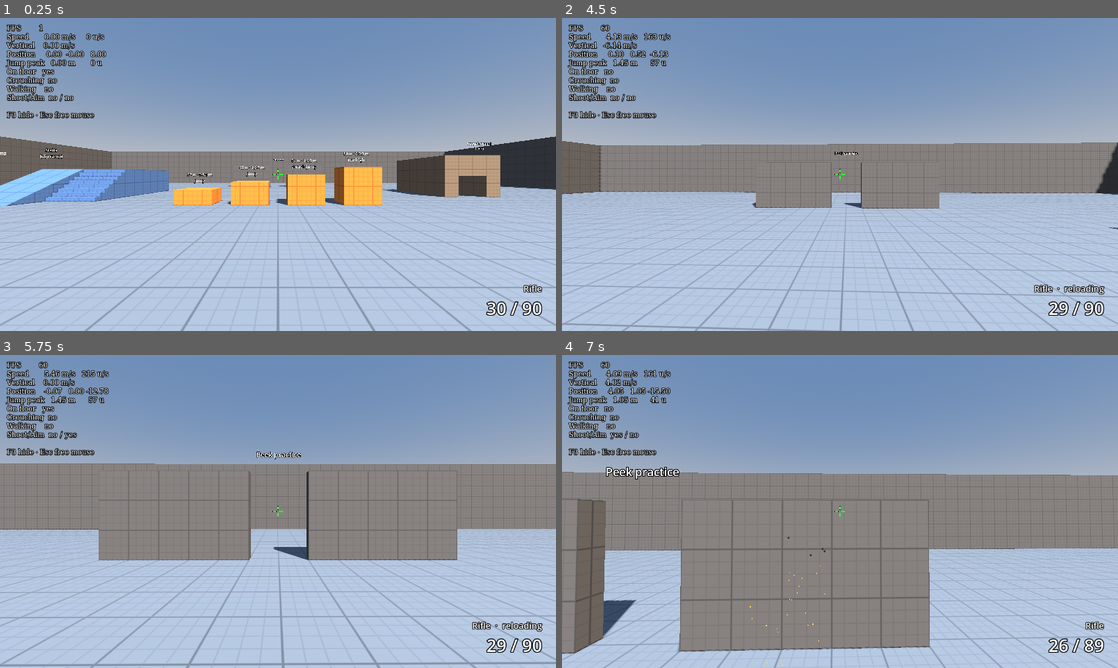
Above: before the commit, frames 1-4 (two rows, left to right).
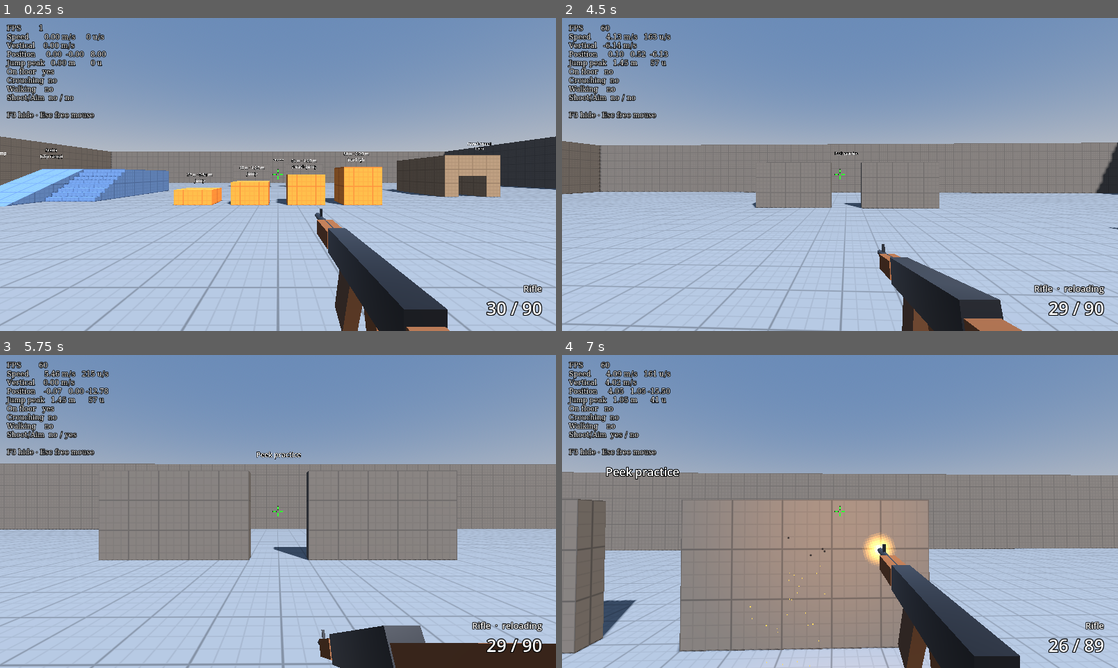
Above: after the commit, the same moments.

Repository: Jankozeluh/Chiip
Game: Godot game, scene res://maps/test_map.tscn
The game is run twice, just before and just after one commit, with the same random seed, the same clock (stepped at 60 frames per second) and the same inputs.
Inputs (mouse positions are in pixels of both pictures, inside the frame that each line leads up to):
- Up to frame 1 (0.25 s): no input
- Up to frame 2 (4.5 s): tap Enter at 0.5 s; move the mouse to (867, 174) at 0.52 s; hold Space (jump) 0.53-1.28 s; hold W (move_forward) from 0.53 s (still down); move the mouse to (812, 174) at 1.27 s; right-click (812, 174) at 1.35 s; tap Space (jump) at 1.52, 1.55, 1.82, 2.3, 3.02, 3.05, 3.32, 3.77, 3.8, 4.07, 4.35 s; move the mouse to (851, 168) at 2.02 s; hold Ctrl (crouch) 2.03-2.78 s; move the mouse to (834, 180) at 2.77 s; click (834, 180) at 2.85 s; move the mouse to (878, 177) at 3.52 s; hold Shift (walk) 3.53-4.28 s; tap R (reload) at 4.15 s; move the mouse to (795, 171) at 4.27 s
- Up to frame 3 (5.75 s): keep holding W (move_forward); tap Space (jump) at 4.52, 4.82, 5.3 s; move the mouse to (283, 511) at 5.02 s; hold Right mouse button (aim) from 5.03 s (still down)
- Up to frame 4 (7 s): move the mouse to (817, 505) at 5.77 s; release W (move_forward) at 5.78 s; release Right mouse button (aim) at 5.78 s; hold D (move_right) 5.78-6.53 s; tap Ctrl (crouch) at 5.85 s; tap Space (jump) at 6.02, 6.05, 6.32, 6.77, 6.8 s; move the mouse to (867, 511) at 6.52 s; press the mouse at (867, 511) at 6.53 s; hold W (move_forward) from 6.53 s (still down)

The runs differ from the first frame. In frame 1, 4.4% of the frame differs, in the area x 56-81%, y 60-100%; in frame 2, 3.5%; in frame 3, 4.0%; in frame 4, 12%, in the area x 35-83%, y 46-100%.

Commit message:
M2: Add first-person rifle model with muzzle flash and kick
Blocky viewmodel from primitive meshes, muzzle flash quad and light,
tweened kick per shot and a dip during reloads. No shadows from the
viewmodel.

Co-Authored-By: Claude Opus 5.5 <noreply@anthropic.com>

Diff:
--- a/weapons/rifle.tscn
+++ b/weapons/rifle.tscn
@@ -2,6 +2,74 @@
 
 [ext_resource type="Script" path="res://weapons/weapon.gd" id="weapon_script"]
 [ext_resource type="Resource" path="res://weapons/rifle.tres" id="rifle_data"]
+
+[sub_resource type="StandardMaterial3D" id="metal_material"]
+albedo_color = Color(0.13, 0.13, 0.14, 1)
+metallic = 0.6
+roughness = 0.5
+
+[sub_resource type="StandardMaterial3D" id="wood_material"]
+albedo_color = Color(0.42, 0.24, 0.11, 1)
+roughness = 0.8
+
+[sub_resource type="StandardMaterial3D" id="magazine_material"]
+albedo_color = Color(0.32, 0.2, 0.11, 1)
+roughness = 0.7
+
+[sub_resource type="BoxMesh" id="receiver_mesh"]
+material = SubResource("metal_material")
+size = Vector3(0.05, 0.07, 0.36)
+
+[sub_resource type="CylinderMesh" id="barrel_mesh"]
+material = SubResource("metal_material")
+top_radius = 0.011
+bottom_radius = 0.011
+height = 0.3
+radial_segments = 8
+rings = 1
+
+[sub_resource type="BoxMesh" id="handguard_mesh"]
+material = SubResource("wood_material")
+size = Vector3(0.056, 0.05, 0.16)
+
+[sub_resource type="BoxMesh" id="magazine_mesh"]
+material = SubResource("magazine_material")
+size = Vector3(0.035, 0.16, 0.07)
+
+[sub_resource type="BoxMesh" id="grip_mesh"]
+material = SubResource("wood_material")
+size = Vector3(0.035, 0.1, 0.045)
+
+[sub_resource type="BoxMesh" id="stock_mesh"]
+material = SubResource("wood_material")
+size = Vector3(0.045, 0.07, 0.22)
+
+[sub_resource type="BoxMesh" id="sight_mesh"]
+material = SubResource("metal_material")
+size = Vector3(0.01, 0.03, 0.01)
+
+[sub_resource type="Gradient" id="flash_gradient"]
+offsets = PackedFloat32Array(0, 0.35, 1)
+colors = PackedColorArray(1, 0.95, 0.7, 1, 1, 0.6, 0.15, 0.8, 1, 0.4, 0, 0)
+
+[sub_resource type="GradientTexture2D" id="flash_texture"]
+gradient = SubResource("flash_gradient")
+width = 16
+height = 16
+fill = 1
+fill_from = Vector2(0.5, 0.5)
+fill_to = Vector2(1, 0.5)
+
+[sub_resource type="StandardMaterial3D" id="flash_material"]
+transparency = 1
+blend_mode = 1
+shading_mode = 0
+albedo_texture = SubResource("flash_texture")
+texture_filter = 0
+
+[sub_resource type="QuadMesh" id="flash_mesh"]
+material = SubResource("flash_material")
+size = Vector2(0.16, 0.16)
 
 [node name="Rifle" type="Node3D"]
 script = ExtResource("weapon_script")
@@ -13,3 +81,56 @@
 
 [node name="HandlingAudio" type="AudioStreamPlayer" parent="."]
 volume_db = -6.0
+
+[node name="Viewmodel" type="Node3D" parent="."]
+position = Vector3(0.17, -0.19, -0.42)
+
+[node name="Receiver" type="MeshInstance3D" parent="Viewmodel"]
+cast_shadow = 0
+mesh = SubResource("receiver_mesh")
+
+[node name="Barrel" type="MeshInstance3D" parent="Viewmodel"]
+position = Vector3(0, 0.015, -0.33)
+rotation = Vector3(1.5708, 0, 0)
+cast_shadow = 0
+mesh = SubResource("barrel_mesh")
+
+[node name="Handguard" type="MeshInstance3D" parent="Viewmodel"]
+position = Vector3(0, 0, -0.26)
+cast_shadow = 0
+mesh = SubResource("handguard_mesh")
+
+[node name="Magazine" type="MeshInstance3D" parent="Viewmodel"]
+position = Vector3(0, -0.1, -0.08)
+rotation = Vector3(0.35, 0, 0)
+cast_shadow = 0
+mesh = SubResource("magazine_mesh")
+
+[node name="Grip" type="MeshInstance3D" parent="Viewmodel"]
+position = Vector3(0, -0.07, 0.08)
+rotation = Vector3(-0.3, 0, 0)
+cast_shadow = 0
+mesh = SubResource("grip_mesh")
+
+[node name="Stock" type="MeshInstance3D" parent="Viewmodel"]
+position = Vector3(0, -0.02, 0.28)
+cast_shadow = 0
+mesh = SubResource("stock_mesh")
+
+[node name="FrontSight" type="MeshInstance3D" parent="Viewmodel"]
+position = Vector3(0, 0.04, -0.4)
+cast_shadow = 0
+mesh = SubResource("sight_mesh")
+
+[node name="MuzzleFlash" type="Node3D" parent="Viewmodel"]
+position = Vector3(0, 0.015, -0.5)
+visible = false
+
+[node name="Flash" type="MeshInstance3D" parent="Viewmodel/MuzzleFlash"]
+cast_shadow = 0
+mesh = SubResource("flash_mesh")
+
+[node name="Light" type="OmniLight3D" parent="Viewmodel/MuzzleFlash"]
+light_color = Color(1, 0.7, 0.35, 1)
+light_energy = 1.5
+omni_range = 5.0
--- a/weapons/weapon.gd
+++ b/weapons/weapon.gd
@@ -23,6 +23,15 @@
 const ACCURATE_SPEED_FRACTION := 0.34
 ## How quickly the view follows the recoil kick (higher = snappier).
 const VIEW_PUNCH_SMOOTHING := 30.0
+## How long the muzzle flash stays visible, in seconds.
+const MUZZLE_FLASH_TIME := 0.04
+## How far the gun model jumps back and up on each shot, and how long it takes to settle.
+const KICK_OFFSET := Vector3(0.0, 0.005, 0.035)
+const KICK_ANGLE_DEGREES := 2.5
+const KICK_RETURN_TIME := 0.09
+## How far the gun model dips while reloading.
+const RELOAD_DIP_OFFSET := Vector3(0.0, -0.1, 0.0)
+const RELOAD_DIP_ANGLE_DEGREES := -35.0
 ## Bullet holes kept per weapon; the oldest disappear first.
 const MAX_IMPACTS := 100
 const IMPACT_SCENE := preload("res://weapons/bullet_impact.tscn")
@@ -60,15 +69,23 @@
 var _time_since_shot: float = 0.0
 ## Bullet holes this weapon made, oldest first.
 var _impacts: Array[Node3D] = []
+## Seconds the muzzle flash stays visible.
+var _flash_time_left: float = 0.0
+## Where the gun model sits when nothing is happening.
+var _viewmodel_rest: Transform3D
+var _kick_tween: Tween
 
 @onready var _shot_audio: AudioStreamPlayer = $ShotAudio
 @onready var _handling_audio: AudioStreamPlayer = $HandlingAudio
+@onready var _viewmodel: Node3D = $Viewmodel
+@onready var _muzzle_flash: Node3D = $Viewmodel/MuzzleFlash
 
 
 func _ready() -> void:
 	magazine = data.magazine_size
 	reserve = data.reserve_ammo
 	_shot_audio.stream = data.shot_sound
+	_viewmodel_rest = _viewmodel.transform
 
 
 ## Hands the weapon to its holder, who supplies aim and movement state.
@@ -136,6 +153,33 @@
 	# of the pattern, and follows smoothly instead of jumping.
 	var target := data.get_spray_offset(_spray_position) * data.view_punch_fraction
 	view_punch = view_punch.lerp(target, 1.0 - exp(-VIEW_PUNCH_SMOOTHING * delta))
+	_update_viewmodel(delta)
+
+
+## Hides the muzzle flash after a moment, and dips the gun while reloading.
+func _update_viewmodel(delta: float) -> void:
+	if _flash_time_left > 0.0:
+		_flash_time_left -= delta
+		_muzzle_flash.visible = _flash_time_left > 0.0
+	if is_reloading():
+		# 0 → 1 → 0 over the reload: down, hold, back up.
+		var dip := sin(PI * (1.0 - _reload_time_left / data.reload_time))
+		_viewmodel.transform = _viewmodel_rest.translated_local(RELOAD_DIP_OFFSET * dip).rotated_local(
+				Vector3.RIGHT, deg_to_rad(RELOAD_DIP_ANGLE_DEGREES) * dip)
+
+
+## Muzzle flash and a kick of the gun model, which springs back with a tween.
+func _play_shot_effects() -> void:
+	_muzzle_flash.visible = true
+	_muzzle_flash.rotation.z = randf() * TAU
+	_flash_time_left = MUZZLE_FLASH_TIME
+	if _kick_tween != null:
+		_kick_tween.kill()
+	_viewmodel.transform = _viewmodel_rest.translated_local(KICK_OFFSET).rotated_local(
+			Vector3.RIGHT, deg_to_rad(KICK_ANGLE_DEGREES))
+	_kick_tween = create_tween()
+	_kick_tween.tween_property(_viewmodel, "transform", _viewmodel_rest, KICK_RETURN_TIME) \
+			.set_trans(Tween.TRANS_QUAD).set_ease(Tween.EASE_OUT)
 
 
 ## Lets the spray pattern wear off once you stop firing. While firing
@@ -166,6 +210,7 @@
 	magazine -= 1
 	var spray_shot := get_spray_shot()
 	_shot_audio.play()
+	_play_shot_effects()
 	_shoot_bullet(_get_shot_direction())
 	_spray_position += 1.0
 	_time_since_shot = 0.0
@@ -260,6 +305,7 @@
 		var loaded := mini(data.magazine_size - magazine, reserve)
 		magazine += loaded
 		reserve -= loaded
+		_viewmodel.transform = _viewmodel_rest
 		ammo_changed.emit(magazine, reserve)
 		reload_finished.emit()
 
Not shown, changed: docs/ARCHITECTURE.md
Not shown, changed: docs/DEVLOG.md
Not shown, changed: docs/LEARNING.md
Not shown, changed: docs/PLAN.md
